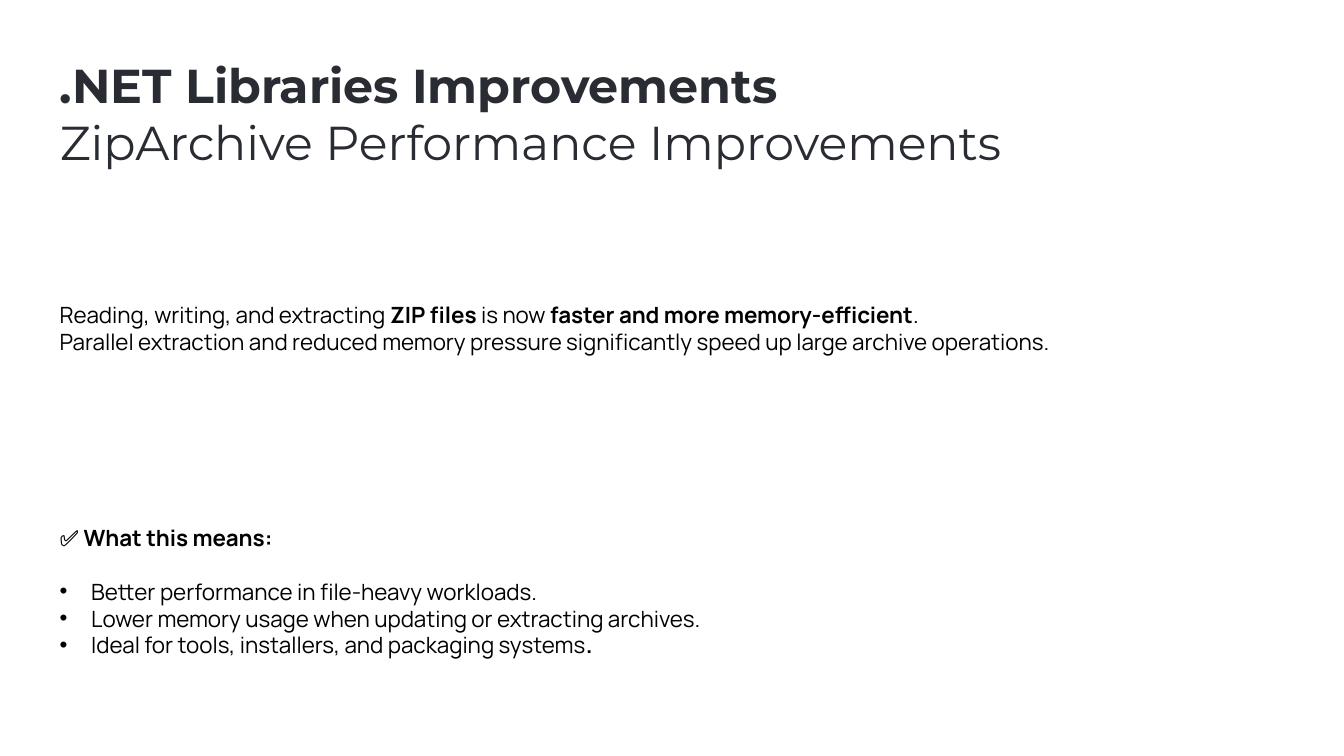
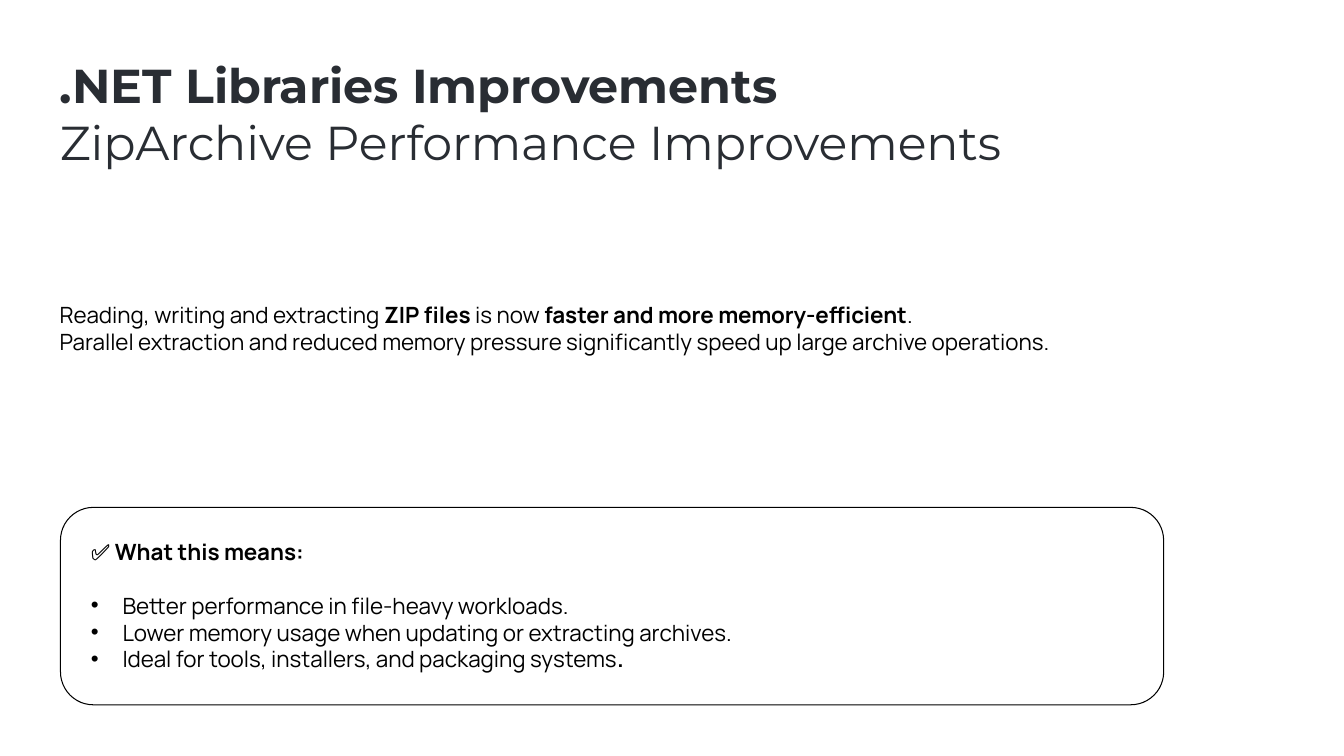
Before and after one commit to ebicoglu/presentations, a slide deck: slide 9 of abp-community-talks-2025.09.pptx. Drawn at 1344x756 pixels with LibreOffice and Linux fonts; fonts in the diff are those of the drawing; background and template pictures are left out. Boxes give left, top, right and bottom in pixels: in the first picture for what was removed or moved away, otherwise in the second. Text is boxed around its words. In the diff, an @@ line names an element or a change of style, - is before the commit and + after.

```diff
--- a/abp-community-talks-2025.09.pptx
+++ b/abp-community-talks-2025.09.pptx
@@ text at (60, 306, 1050, 356): text changed @@
-Reading, writing, and extracting ZIP files is now faster and more memory-efficient.
-Parallel extraction and reduced memory pressure significantly speed up large archive operations.
+Reading, writing and extracting ZIP files is now faster and more memory-efficient.
+Parallel extraction and reduced memory pressure significantly speed up large archive operations.
@@ rounded rectangle added at (60, 507, 1164, 705), outline #000000 0.75 pt @@
@@ text "✅ What this means:": place and size @@
-text "✅ What this means:" at (84, 529, 700, 659)
+text "✅ What this means:" at (115, 543, 731, 673)
```
Also in this commit, not shown: 17 other slides changed, 2 slides added, 1 slide removed.
